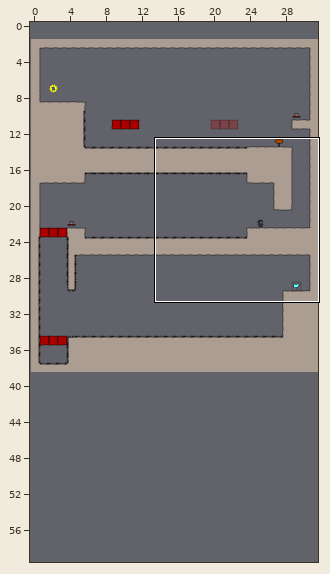
One commit to this Tiled map: raw/levelconverter/maps/l10.tmx. Above: a wide view before the commit, with the close-up outlined.
Close-up. Before the commit:
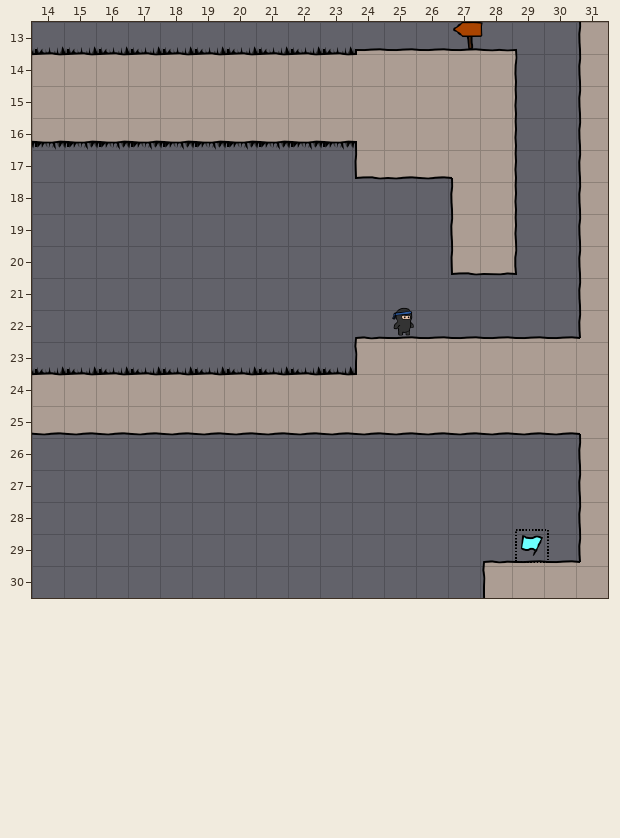
Cells are 40x40 px. Shown: x 14..31, y 13..30. The commit also changed other parts of the map, which this record leaves out. The old version is drawn lined up with the new one.
Once edited:
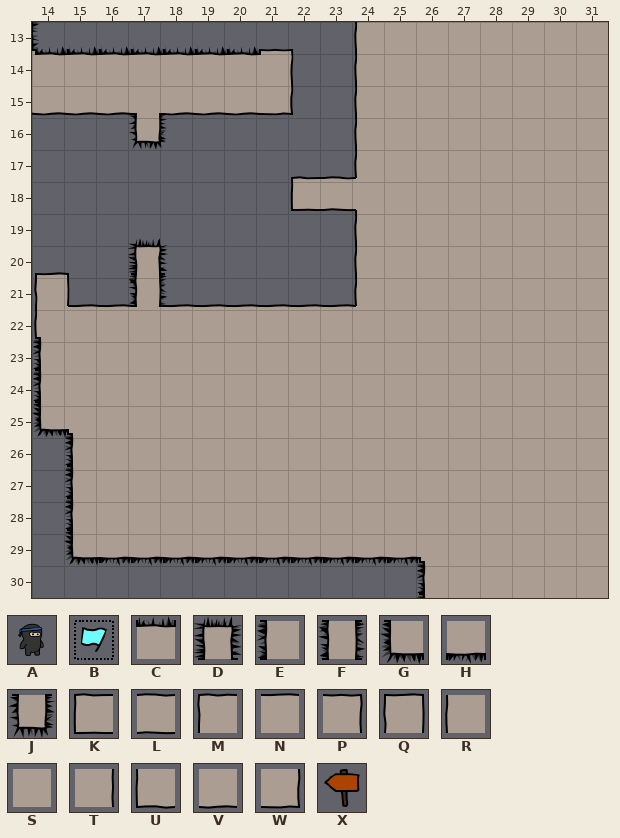
Key: from "objectpalette": A 0, B 1, C 41, D 43, E 48, F 51, G 56, H 57, J 59; from "world1": K 0, L 1, M 8, N 9, P 10, Q 11, R 16, S 17, T 18, U 24, V 25, W 26, X 32.
_ is an empty cell.
From old to new:
map size 32x37 -> 32x60 cells (old content now starts at 0,2; both pictures use the new coordinates)
Layer "walls":
y 13: x 24..31 ___X___R -> RSSSSSSS
y 14: x 21 _ -> P; x 24..31 NNNNP__R -> RSSSSSSS
y 15: x 14..16 SSS -> VVV; x 18..24 SSSSSSS -> VVVW__R; x 28..31 T__R -> SSSS
y 16: x 24 S -> R; x 28..31 T__R -> SSSS
y 17: x 24..26 UVV -> RSS; x 28..31 T__R -> SSSS
y 18: x 22..31 _____RT__R -> KLSSSSSSSS
y 19: x 24..31 ___RT__R -> RSSSSSSS
y 20: x 24..31 ___UW__R -> RSSSSSSS
y 21: x 14 _ -> Q; x 24..31 _______R -> RSSSSSSS
y 22: x 14..31 _________________R -> RNNSNNNNNNSSSSSSSS
y 23: x 15..30 _________MNNNNNN -> SSSSSSSSSSSSSSSS
y 24: x 15..23 _________ -> SSSSSSSSS
y 25: x 14..30 VVVVVVVVVVVVVVVVV -> _SSSSSSSSSSSSSSSS
y 26..28: x 16..31 _______________R -> SSSSSSSSSSSSSSSS
y 29: x 26..31 _____R -> SSSSSS
y 30: x 27..30 _MNN -> SSSS
Layer "objects":
y 14: x 21..23 CCC -> ___
y 16: x 14..23 HHHHHHHHHH -> ___J______
y 20: x 17 _ -> D
y 21: x 17 _ -> F
y 22: x 25 A -> _
y 23: x 14 _ -> E
y 24: x 14..23 CCCCCCCCCC -> E_________
y 25: x 14 _ -> G
y 26..28: x 15 _ -> E
y 29: x 15..25 ___________ -> GHHHHHHHHHH; x 29 B -> _
y 30: x 26 _ -> E
Where, in picture pixels (left, top, right, bottom), the same in both close-ups:
changed: (32, 22, 582, 598)
